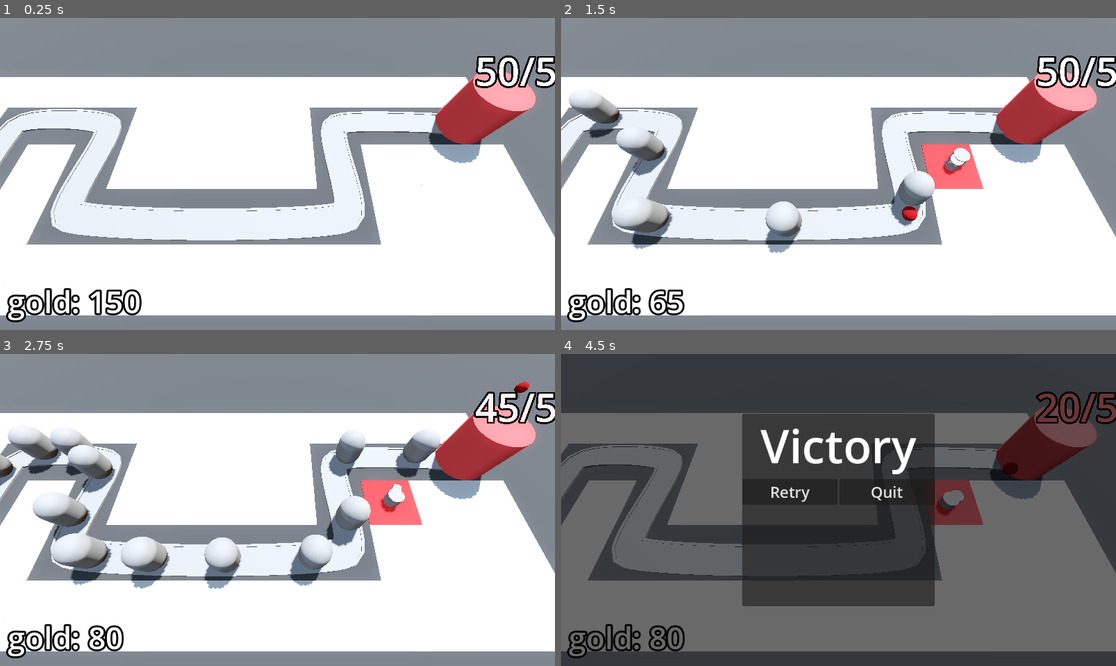
Above: before the commit, frames 1-4 (two rows, left to right).
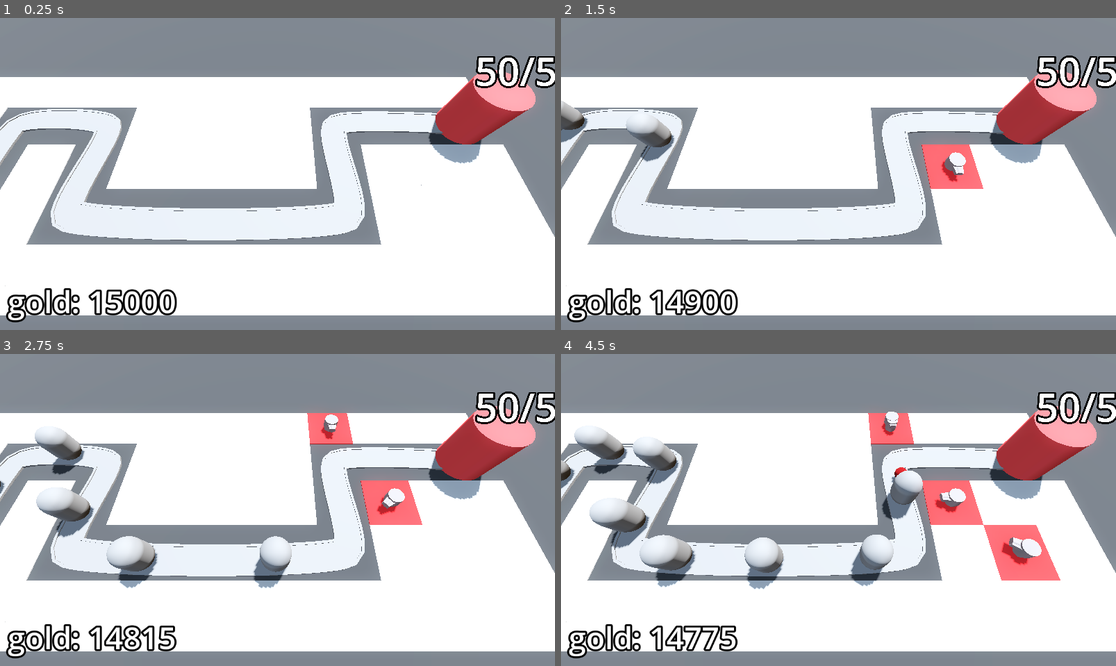
Above: after the commit, the same moments.

Repository: cosmo-the-deer/Barbarian-Blaster
Game: Godot game, scene res://BaseLevel.tscn
Two runs of this game, one before a commit and one after it. Both use one fixed random seed, a clock stepped at 60 frames per second and the inputs below.
Inputs (mouse positions are in pixels of both pictures, inside the frame that each line leads up to):
- Up to frame 1 (0.25 s): no input
- Up to frame 2 (1.5 s): move the mouse to (960, 158) at 0.52 s; press the mouse at (960, 158) at 0.53 s; move the mouse to (727, 189) at 1.27 s; release the mouse at (727, 189) at 1.28 s; click (727, 189) at 1.35 s
- Up to frame 3 (2.75 s): move the mouse to (333, 441) at 2.02 s; press the mouse at (333, 441) at 2.03 s
- Up to frame 4 (4.5 s): move the mouse to (810, 572) at 2.77 s; release the mouse at (810, 572) at 2.78 s; click (810, 572) at 2.85 s; move the mouse to (1005, 556) at 3.52 s; press the mouse at (1005, 556) at 3.53 s; move the mouse to (672, 463) at 4.27 s; release the mouse at (672, 463) at 4.28 s; click (672, 463) at 4.35 s

The runs differ from the first frame. In frame 1, 0.3% of the frame differs, in the area x 25-32%, y 86-96%; in frame 2, 5.5%; in frame 3, 10%; in frame 4, 97%, in the area x 0-100%, y 0-100%.

Commit message:
Rewarding the player

Diff:
--- a/BaseLevel.tscn
+++ b/BaseLevel.tscn
@@ -141,6 +141,7 @@
 theme_override_constants/margin_right = 16
 theme_override_constants/margin_bottom = 16
 script = ExtResource("8_tv3th")
+starting_gold = 15000
 
 [node name="Label" type="Label" parent="Bank"]
 layout_mode = 2
--- a/UserInterface/victory_layer.gd
+++ b/UserInterface/victory_layer.gd
@@ -1,4 +1,23 @@
 extends CanvasLayer
+
+@onready var star_1: TextureRect = %Star1
+@onready var star_2: TextureRect = %Star2
+@onready var star_3: TextureRect = %Star3
+@onready var health_label: Label = %HealthLabel
+@onready var money_label: Label = %MoneyLabel
+
+@onready var base = get_tree().get_first_node_in_group("base")
+@onready var bank = get_tree().get_first_node_in_group("bank")
+
+func victory() -> void:
+	visible = true
+	if base.current_health == base.max_health:
+		star_2.modulate = Color.WHITE
+		health_label.visible = true
+	if bank.gold >= 500:
+		star_3.modulate = Color.WHITE
+		money_label.visible = true
+
 
 func restart_game() -> void:
 	get_tree().reload_current_scene()
--- a/UserInterface/victory_layer.tscn
+++ b/UserInterface/victory_layer.tscn
@@ -1,6 +1,7 @@
-[gd_scene load_steps=3 format=3 uid="uid://dhvg42i46wwxq"]
+[gd_scene load_steps=4 format=3 uid="uid://dhvg42i46wwxq"]
 
 [ext_resource type="Script" uid="uid://e31dy5toy0nd" path="res://UserInterface/victory_layer.gd" id="1_6k6vd"]
+[ext_resource type="Texture2D" uid="uid://bq2ib0ec5sk3s" path="res://assets/star.png" id="2_rt5eh"]
 
 [sub_resource type="LabelSettings" id="LabelSettings_veim5"]
 font_size = 96
@@ -37,6 +38,57 @@
 label_settings = SubResource("LabelSettings_veim5")
 horizontal_alignment = 1
 
+[node name="StarContainer" type="HBoxContainer" parent="CenterContainer/PanelContainer/VBoxContainer"]
+layout_mode = 2
+
+[node name="Star1" type="TextureRect" parent="CenterContainer/PanelContainer/VBoxContainer/StarContainer"]
+unique_name_in_owner = true
+custom_minimum_size = Vector2(120, 120)
+layout_mode = 2
+size_flags_horizontal = 3
+texture = ExtResource("2_rt5eh")
+expand_mode = 2
+stretch_mode = 5
+
+[node name="Star2" type="TextureRect" parent="CenterContainer/PanelContainer/VBoxContainer/StarContainer"]
+unique_name_in_owner = true
+modulate = Color(0, 0, 0, 1)
+custom_minimum_size = Vector2(120, 120)
+layout_mode = 2
+size_flags_horizontal = 3
+texture = ExtResource("2_rt5eh")
+expand_mode = 2
+stretch_mode = 5
+
+[node name="Star3" type="TextureRect" parent="CenterContainer/PanelContainer/VBoxContainer/StarContainer"]
+unique_name_in_owner = true
+modulate = Color(0, 0, 0, 1)
+custom_minimum_size = Vector2(120, 120)
+layout_mode = 2
+size_flags_horizontal = 3
+texture = ExtResource("2_rt5eh")
+expand_mode = 2
+stretch_mode = 5
+
+[node name="SurvivedLabel" type="Label" parent="CenterContainer/PanelContainer/VBoxContainer"]
+layout_mode = 2
+text = "survived + 1"
+horizontal_alignment = 1
+
+[node name="HealthLabel" type="Label" parent="CenterContainer/PanelContainer/VBoxContainer"]
+unique_name_in_owner = true
+visible = false
+layout_mode = 2
+text = "full health + 1"
+horizontal_alignment = 1
+
+[node name="MoneyLabel" type="Label" parent="CenterContainer/PanelContainer/VBoxContainer"]
+unique_name_in_owner = true
+visible = false
+layout_mode = 2
+text = "Money Money Money +1"
+horizontal_alignment = 1
+
 [node name="HBoxContainer" type="HBoxContainer" parent="CenterContainer/PanelContainer/VBoxContainer"]
 layout_mode = 2
 
--- a/base/base.gd
+++ b/base/base.gd
@@ -17,7 +17,7 @@
 
 func _ready() -> void:
 	current_health = max_health
-	Engine.time_scale = 10
+	Engine.time_scale = 5
 
 func take_damage() -> void:
 	current_health -= 1
--- a/enemy_path.gd
+++ b/enemy_path.gd
@@ -21,4 +21,4 @@
 		for child in get_children():
 			if child is PathFollow3D:
 				return
-		victory_layer.visible = true
+		victory_layer.victory()
Binary file added: assets/star.png
Not shown, added: assets/star.png.import
Not shown, added: export_presets.cfg
